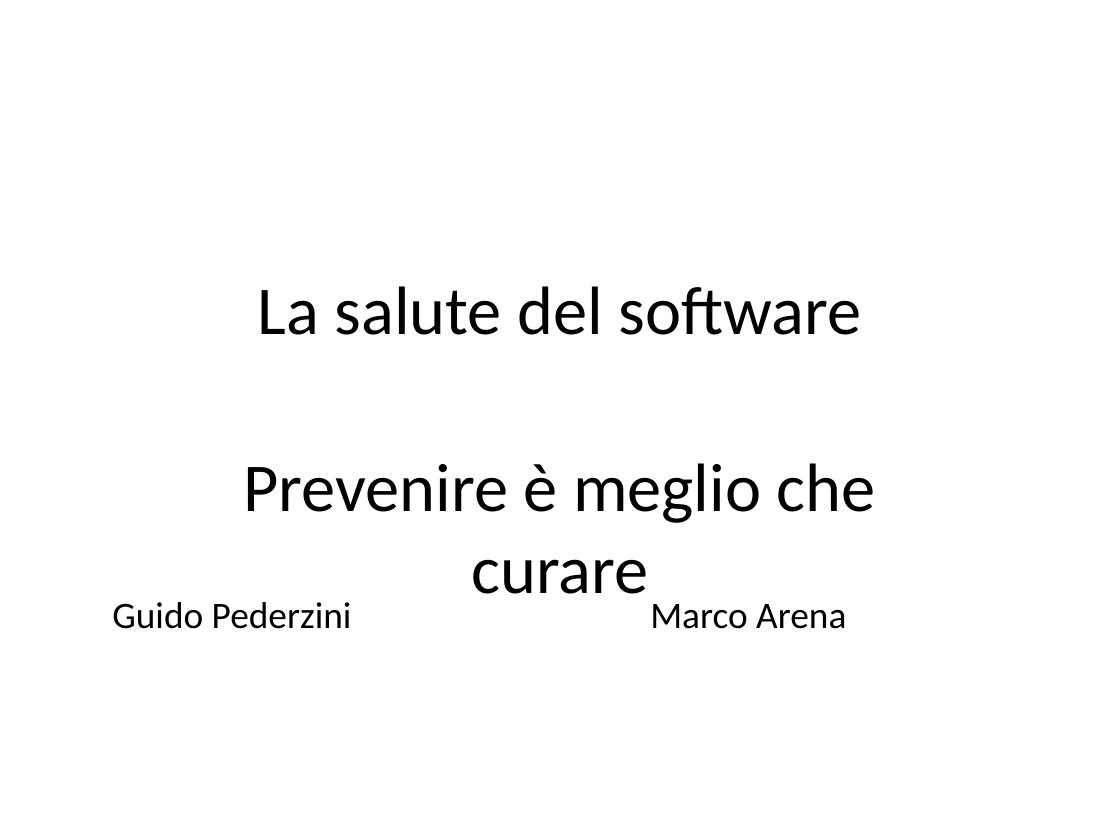
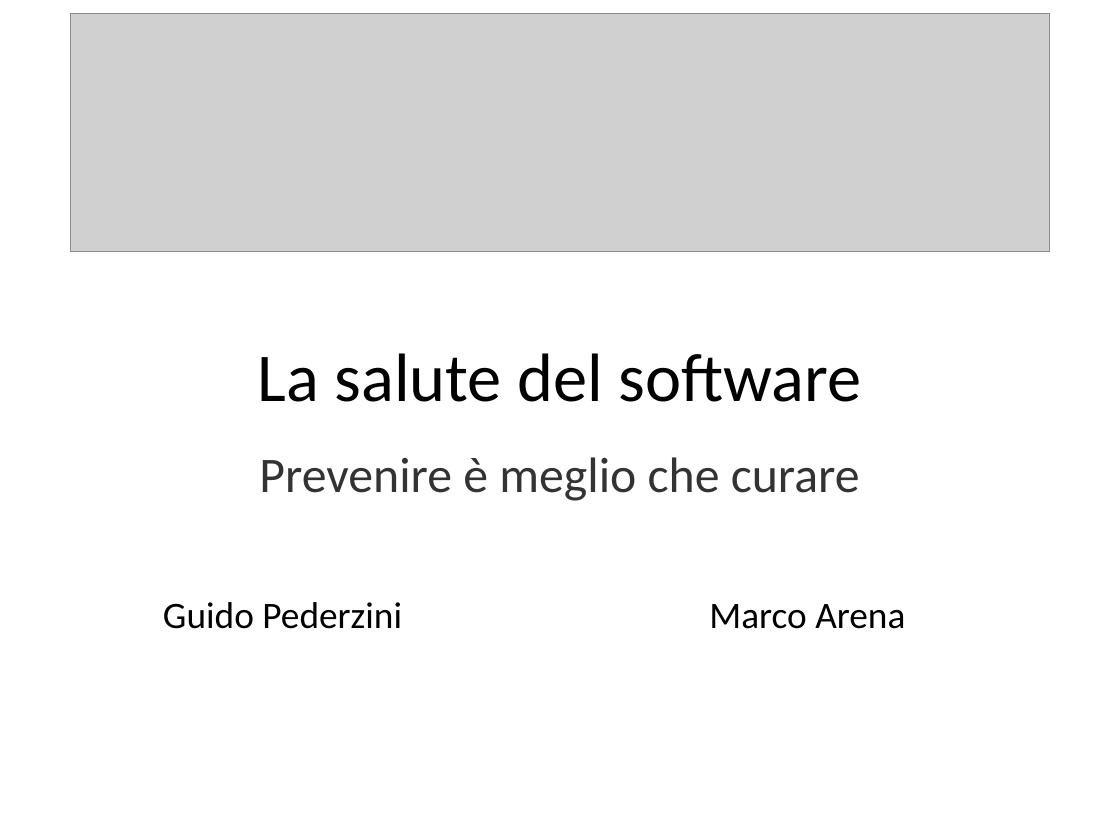
Before and after one commit to rramirez-tec-mx/Repo, a slide deck: slide 1 of La salute del software.odp. Drawn at 1120x840 pixels with LibreOffice and Linux fonts; fonts in the diff are those of the drawing; grey boxes stand for pictures. Boxes give left, top, right and bottom in pixels: in the first picture for what was removed or moved away, otherwise in the second. Text is boxed around its words. In the diff, an @@ line names an element or a change of style, - is before the commit and + after.

Commit message:
integrazione slide Marco

```diff
--- a/La salute del software.odp
+++ b/La salute del software.odp
@@ picture added at (71,13,1049,251) @@
@@ title "La salute del software": place and size @@
-title "La salute del software" at (258,286,862,335)
+title "La salute del software" at (258,353,862,402)
@@ subtitle "Prevenire è meglio che curare" at (259,457,860,501): size 44 to 32 pt, text colour #000000 to #333333 @@
@@ text "Guido Pederzini": place and size @@
-text "Guido Pederzini" at (112,602,352,629)
+text "Guido Pederzini" at (163,602,402,629)
@@ text "Marco Arena": place and size @@
-text "Marco Arena" at (650,604,846,629)
+text "Marco Arena" at (709,604,905,629)
```
Also in this commit, not shown: 10 other slides changed, 16 slides added, 1 slide removed.
